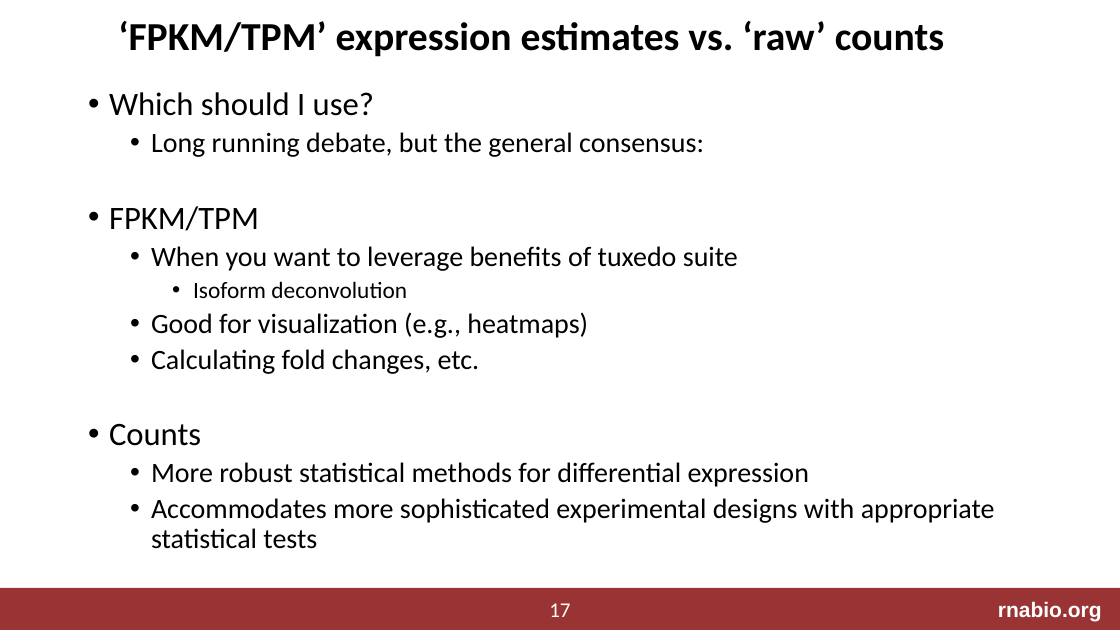
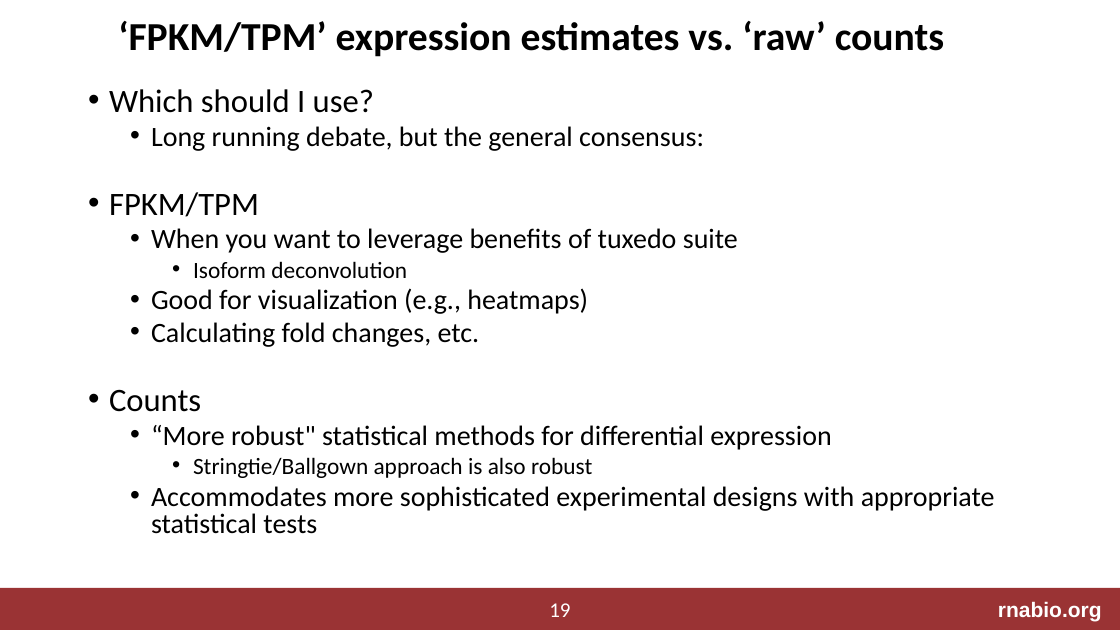
Before and after one commit to griffithlab/rnabio.org, a slide deck: slide 19 of assets/lectures/cshl/2023/full/RNASeq_Module3_AbundanceEstimation_DifferentialExpression.pptx (slide 17 before the commit). Drawn at 1120x630 pixels with LibreOffice and Linux fonts; fonts in the diff are those of the drawing. Boxes give left, top, right and bottom in pixels: in the first picture for what was removed or moved away, otherwise in the second. Text is boxed around its words. In the diff, an @@ line names an element or a change of style, - is before the commit and + after.

```diff
--- a/assets/lectures/cshl/2023/full/RNASeq_Module3_AbundanceEstimation_DifferentialExpression.pptx
+++ b/assets/lectures/cshl/2023/full/RNASeq_Module3_AbundanceEstimation_DifferentialExpression.pptx
@@ text at [109, 89, 995, 534]: line spacing 0.9 to 0.8 @@
@@ text at [151, 425, 831, 478]: text changed @@
-  • More robust statistical methods for differential expression
+  • “More robust" statistical methods for differential expression
+    • Stringtie/Ballgown approach is also robust
@@ page number at [549, 603, 570, 617]: text changed @@
-17
+19
```
Also in this commit, not shown: 3 other slides changed, 2 slides added, 7 other files.
